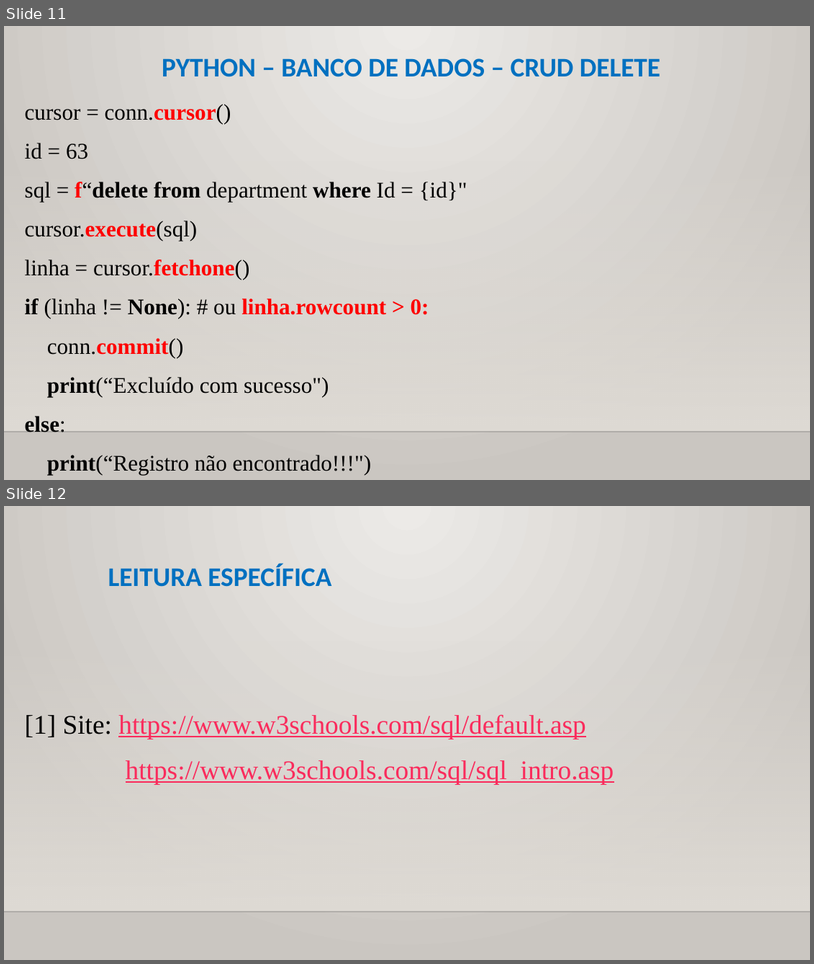
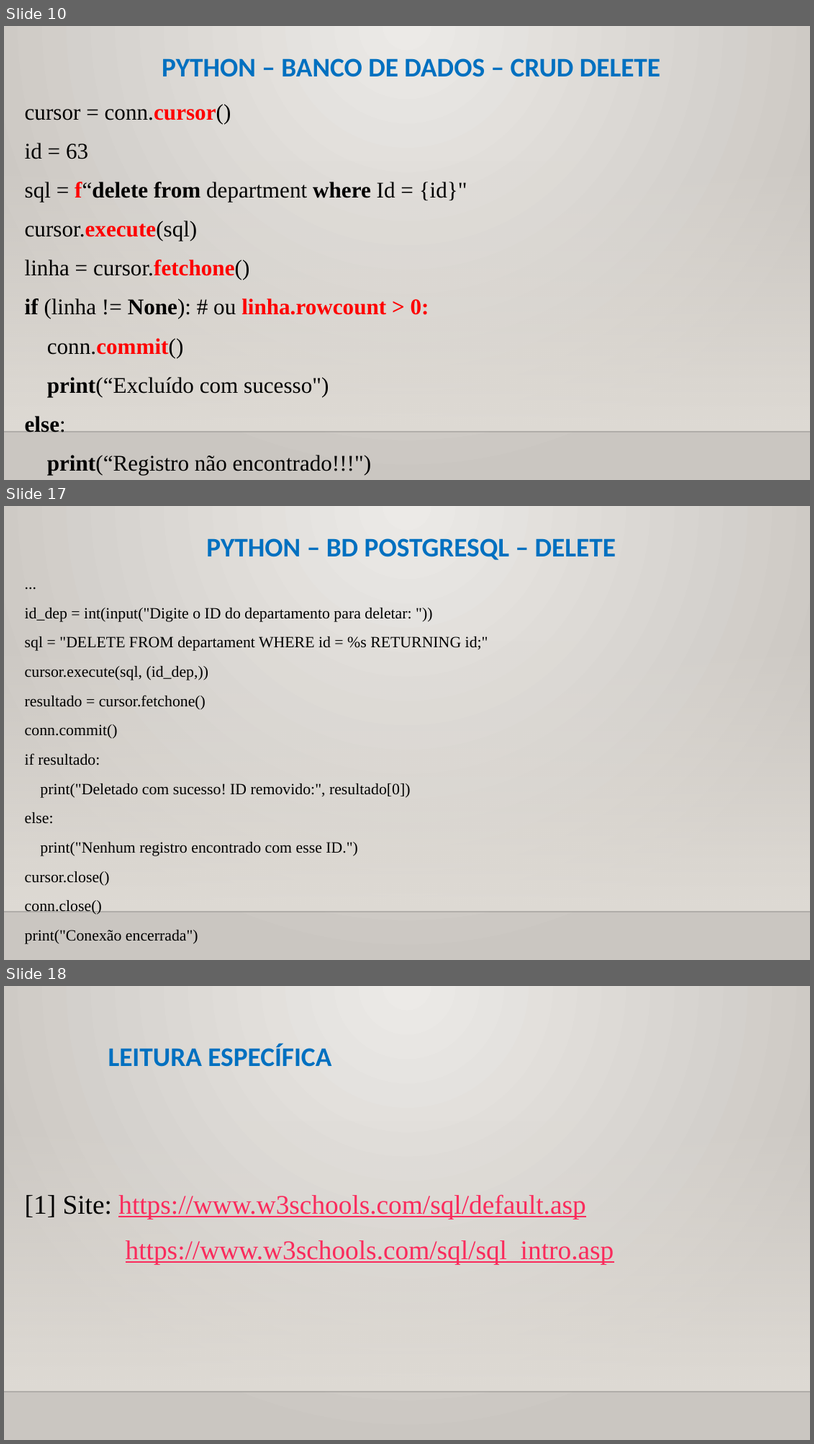
Before and after one commit to CloudEducationBrazil/WydenUniRuyPythonRAD, a slide deck: 01 Classes/Aula 12, 13 RAD Python - Banco de Dados.pptx. Shown one above the other, each under a label of ours: slides 11 and 12 before the commit, slides 10, 17 and 18 after it; the slides between them are not shown. The pictures are 814x964 and 814x1444 pixels, drawn with LibreOffice and Linux fonts; fonts in the diff are those of the drawing; background and template pictures are left out. Boxes give left, top, right and bottom in pixels: in the first picture for what was removed or moved away, otherwise in the second. Text is boxed around its words. In the diff, an @@ line names an element or a change of style, - is before the commit and + after.

```diff
--- a/01 Classes/Aula 12, 13 RAD Python - Banco de Dados.pptx
+++ b/01 Classes/Aula 12, 13 RAD Python - Banco de Dados.pptx
@@ slide 17 added at bbox=[4, 506, 810, 960], background picture (left out); not listed: 2 template elements that a slide beside it also shows @@
@@ title added at bbox=[206, 538, 616, 560], 24 pt, text #0070C0, bold @@
+PYTHON – BD POSTGRESQL – DELETE
@@ text added at bbox=[25, 608, 489, 944], 14 pt, text #000000 @@
+...
+id_dep = int(input("Digite o ID do departamento para deletar: "))
+sql = "DELETE FROM departament WHERE id = %s RETURNING id;"
+cursor.execute(sql, (id_dep,))
+resultado = cursor.fetchone()
+conn.commit()
+if resultado:
+print("Deletado com sucesso! ID removido:", resultado[0])
+else:
+print("Nenhum registro encontrado com esse ID.")
+cursor.close()
+conn.close()
+print("Conexão encerrada")
@@ what was slide 11 is now slide 10 @@
@@ what was slide 12 is now slide 18 @@
```
Also in this commit, not shown: 5 slides changed, 5 other slides added.
